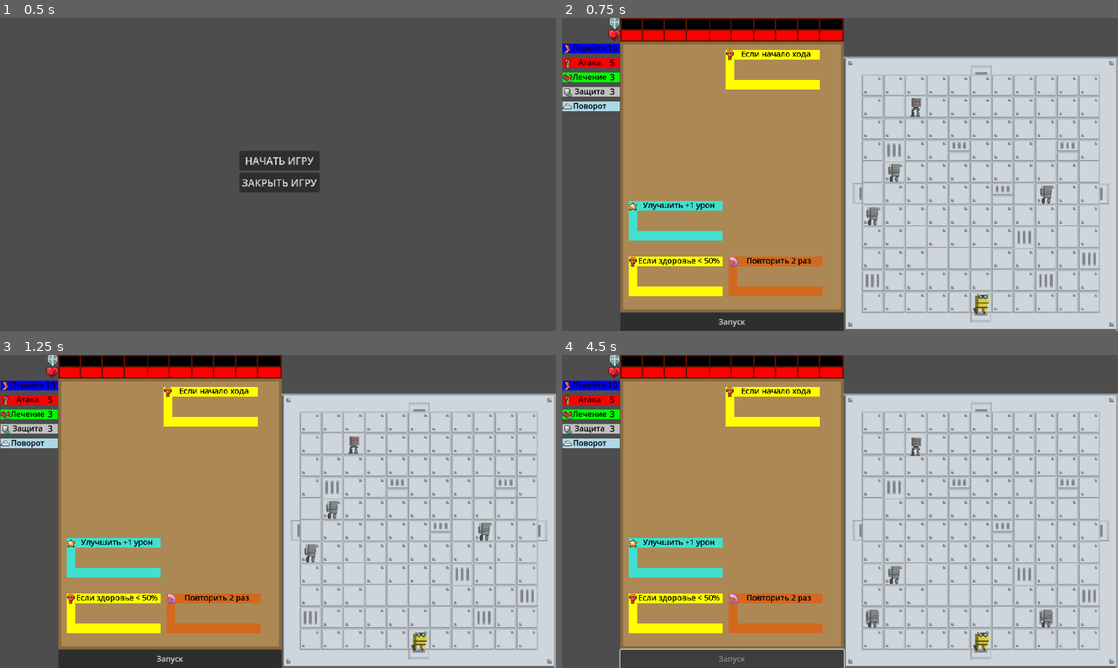
Above: before the commit, frames 1-4 (two rows, left to right).
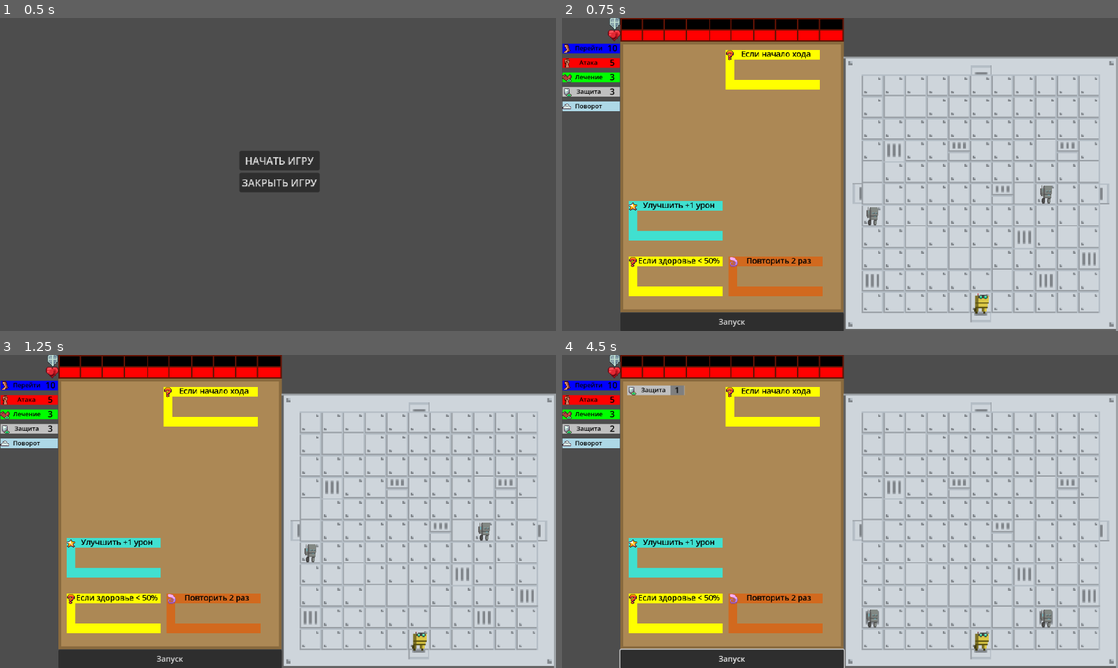
Above: after the commit, the same moments.

Repository: timurkinBits/scratch_roguelike
Game: Godot game, scene res://scenes/main_menu.tscn
Two runs of this game, one before a commit and one after it. Both use one fixed random seed, a clock stepped at 60 frames per second and the inputs below.
Inputs (mouse positions are in pixels of both pictures, inside the frame that each line leads up to):
- Up to frame 1 (0.5 s): no input
- Up to frame 2 (0.75 s): click "НАЧАТЬ ИГРУ" at 0.5 s
- Up to frame 3 (1.25 s): no input
- Up to frame 4 (4.5 s): click "Запуск" at 1.25 s; tap Enter at 2 s; drag from (584, 398) to (773, 392) at 2.02 s; drag from (584, 414) to (773, 392) at 2.77 s; move the mouse to (584, 386) at 3.52 s; hold D 3.53-4.25 s; tap E at 3.6 s; click (584, 386) at 3.67 s; tap C at 3.8 s; drag from (584, 430) to (773, 599) at 4.27 s

Frame 1 is identical in both runs. In frame 2, 0.6% of the frame differs, in the area x 0-65%, y 8-53%; in frame 3, 0.6%; in frame 4, 1.0%, in the area x 0-65%, y 8-99%.

Commit message:
doors alpha

Diff:
--- a/scenes/Command.tscn
+++ b/scenes/Command.tscn
@@ -4,13 +4,14 @@
 [ext_resource type="Texture2D" uid="uid://dwcjksqiy8sbm" path="res://sprites/arrow_up.svg" id="2_r3s1r"]
 
 [sub_resource type="RectangleShape2D" id="RectangleShape2D_qfsrn"]
-size = Vector2(292.075, 65.0218)
+size = Vector2(298.789, 65.0218)
 
 [sub_resource type="LabelSettings" id="LabelSettings_5kyvh"]
+font_size = 13
 font_color = Color(0, 0, 0, 1)
 
 [sub_resource type="RectangleShape2D" id="RectangleShape2D_r3s1r"]
-size = Vector2(27, 20.5)
+size = Vector2(22.8937, 14.9291)
 
 [node name="Command" type="Node2D"]
 script = ExtResource("1_u6u2w")
@@ -18,13 +19,14 @@
 [node name="Area2D" type="Area2D" parent="."]
 
 [node name="CollisionShape2D" type="CollisionShape2D" parent="Area2D"]
-position = Vector2(43.5, 10)
+position = Vector2(44.5, 10)
 scale = Vector2(0.297869, 0.307589)
 shape = SubResource("RectangleShape2D_qfsrn")
 
 [node name="Icon" type="TextureRect" parent="."]
 z_index = 1
-offset_right = 30.0
+offset_left = -1.0
+offset_right = 29.0
 offset_bottom = 32.0
 scale = Vector2(0.626336, 0.626336)
 
@@ -44,10 +46,9 @@
 [node name="TextLabel" type="Label" parent="Texture"]
 texture_filter = 6
 layout_mode = 0
-offset_left = 12.0
-offset_top = -3.0
-offset_right = 106.0
-offset_bottom = 20.0
+offset_left = 18.0
+offset_right = 95.0
+offset_bottom = 23.0
 text = "атака"
 label_settings = SubResource("LabelSettings_5kyvh")
 horizontal_alignment = 1
@@ -55,10 +56,11 @@
 [node name="NumLabel" type="Label" parent="Texture"]
 texture_filter = 6
 layout_mode = 0
-offset_left = 92.0
+offset_left = 89.0
 offset_top = -3.0
-offset_right = 119.0
-offset_bottom = 23.0
+offset_right = 112.0
+offset_bottom = 15.0
+scale = Vector2(1.33966, 1.33966)
 text = "1"
 label_settings = SubResource("LabelSettings_5kyvh")
 horizontal_alignment = 1
@@ -67,14 +69,15 @@
 position = Vector2(3, 0)
 
 [node name="CollisionShape2D" type="CollisionShape2D" parent="Texture/NumLabel/NumArea"]
-position = Vector2(10, 13)
+position = Vector2(8.19686, 9.70394)
 shape = SubResource("RectangleShape2D_r3s1r")
 
 [node name="ColorRect" type="ColorRect" parent="Texture/NumLabel"]
 layout_mode = 0
-offset_top = 3.0
-offset_right = 27.0
-offset_bottom = 23.0
+offset_left = 1.49291
+offset_top = 2.23937
+offset_right = 22.4929
+offset_bottom = 17.2394
 mouse_filter = 2
 color = Color(0, 0, 0, 0.341176)
 
--- a/scenes/Main.tscn
+++ b/scenes/Main.tscn
@@ -13,10 +13,17 @@
 [ext_resource type="Script" uid="uid://jcjkaqukp4lb" path="res://scripts/ui.gd" id="9_wp0k4"]
 [ext_resource type="Script" uid="uid://b46fjemq5kbto" path="res://scripts/edit_mode.gd" id="10_ft6cd"]
 [ext_resource type="PackedScene" uid="uid://b1n1mnvax3cup" path="res://scenes/hp_bar.tscn" id="10_wp0k4"]
+[ext_resource type="PackedScene" uid="uid://bfbsx0uvdydab" path="res://scenes/door.tscn" id="11_bb450"]
 [ext_resource type="Script" uid="uid://okdqbifhl0ui" path="res://scripts/enemy_stats.gd" id="13_3p2gp"]
 [ext_resource type="Texture2D" uid="uid://djwyqrfy3bdly" path="res://sprites/32x32.png" id="13_cvmbd"]
 [ext_resource type="PackedScene" uid="uid://cqa3vxgvdii24" path="res://scenes/heal_point.tscn" id="13_mwfav"]
 [ext_resource type="LabelSettings" uid="uid://di7qwojobxj1y" path="res://sprites/Command.tres" id="15_3p2gp"]
+
+[sub_resource type="RectangleShape2D" id="RectangleShape2D_bb450"]
+size = Vector2(42.7482, 42.7482)
+
+[sub_resource type="RectangleShape2D" id="RectangleShape2D_nfivy"]
+size = Vector2(42.7483, 42.7482)
 
 [sub_resource type="InputEventKey" id="InputEventKey_u50so"]
 device = -1
@@ -81,13 +88,45 @@
 scale = Vector2(0.935711, 0.935711)
 enemy_scene = ExtResource("8_uc31q")
 wall_scene = ExtResource("9_qmy6f")
+door_scene = ExtResource("11_bb450")
 
 [node name="Player" parent="Room" instance=ExtResource("5_k4xvw")]
-position = Vector2(360.154, 500.154)
+position = Vector2(360.154, 501.223)
 scale = Vector2(2.5, 2.5)
 
 [node name="EditModeManager" type="Node2D" parent="Room"]
 script = ExtResource("10_ft6cd")
+
+[node name="edit_label" type="Label" parent="Room/EditModeManager"]
+offset_left = 65.191
+offset_top = -119.695
+offset_right = 579.191
+offset_bottom = -96.6951
+text = "Режим редактирования выключен (нажмите E для включения)"
+
+[node name="layout_label" type="Label" parent="Room/EditModeManager"]
+offset_left = 65.191
+offset_top = -67.3285
+offset_right = 105.191
+offset_bottom = -44.3285
+
+[node name="ObjectMenu" type="Node2D" parent="Room/EditModeManager"]
+
+[node name="Wall" parent="Room/EditModeManager/ObjectMenu" groups=["edit_mode_button"] instance=ExtResource("9_qmy6f")]
+position = Vector2(21.3741, -5.34353)
+
+[node name="Wall_button" type="Area2D" parent="Room/EditModeManager/ObjectMenu/Wall"]
+
+[node name="CollisionShape2D" type="CollisionShape2D" parent="Room/EditModeManager/ObjectMenu/Wall/Wall_button"]
+position = Vector2(-0.000183105, 0)
+shape = SubResource("RectangleShape2D_bb450")
+
+[node name="Door" parent="Room/EditModeManager/ObjectMenu" groups=["edit_mode_button"] instance=ExtResource("11_bb450")]
+
+[node name="Door_button" type="Area2D" parent="Room/EditModeManager/ObjectMenu/Door"]
+
+[node name="CollisionShape2D" type="CollisionShape2D" parent="Room/EditModeManager/ObjectMenu/Door/Door_button"]
+shape = SubResource("RectangleShape2D_nfivy")
 
 [node name="UI" type="Control" parent="." node_paths=PackedStringArray("player", "max_scores", "player_bars")]
 layout_mode = 3
@@ -240,17 +279,5 @@
 text = "Поражение..."
 label_settings = SubResource("LabelSettings_q8u5g")
 
-[node name="edit_label" type="Label" parent="UI"]
-layout_mode = 0
-offset_left = -563.0
-offset_top = -650.0
-offset_right = -523.0
-offset_bottom = -627.0
-text = "Режим редактирования выключен (нажмите E для включения)"
-
-[node name="layout_label" type="Label" parent="UI"]
-layout_mode = 0
-offset_left = -563.0
-offset_top = -601.0
-offset_right = -523.0
-offset_bottom = -578.0
+[connection signal="input_event" from="Room/EditModeManager/ObjectMenu/Wall/Wall_button" to="Room/EditModeManager" method="_on_wall_button_input_event"]
+[connection signal="input_event" from="Room/EditModeManager/ObjectMenu/Door/Door_button" to="Room/EditModeManager" method="_on_door_button_input_event"]
--- a/scenes/command_menu.tscn
+++ b/scenes/command_menu.tscn
@@ -6,21 +6,26 @@
 [node name="CommandMenu" type="Node2D"]
 script = ExtResource("1_lxkem")
 
+[node name="Move" parent="." instance=ExtResource("2_xdt26")]
+type = 3
+
 [node name="Attack" parent="." instance=ExtResource("2_xdt26")]
 position = Vector2(0, 30)
 type = 2
 
 [node name="Heal" parent="." instance=ExtResource("2_xdt26")]
 position = Vector2(0, 60)
-type = 4
-
-[node name="Move" parent="." instance=ExtResource("2_xdt26")]
-type = 3
+type = 5
 
 [node name="Defense" parent="." instance=ExtResource("2_xdt26")]
 position = Vector2(0, 90)
-type = 5
+type = 6
 
-[node name="TurnLeft" parent="." instance=ExtResource("2_xdt26")]
+[node name="Turn" parent="." instance=ExtResource("2_xdt26")]
 position = Vector2(0, 120)
 type = 1
+
+[node name="Use" parent="." instance=ExtResource("2_xdt26")]
+visible = false
+position = Vector2(0, 150)
+type = 4
--- /dev/null
+++ b/scenes/door.tscn
@@ -0,0 +1,29 @@
+[gd_scene load_steps=6 format=3 uid="uid://bfbsx0uvdydab"]
+
+[ext_resource type="Texture2D" uid="uid://cni2isbjoq12d" path="res://sprites/Tileset.png" id="1_hpvv5"]
+[ext_resource type="Script" uid="uid://bl7u0hv0n4rp5" path="res://scripts/door.gd" id="1_uvdjg"]
+
+[sub_resource type="RectangleShape2D" id="RectangleShape2D_83dcw"]
+size = Vector2(16, 16)
+
+[sub_resource type="AtlasTexture" id="AtlasTexture_uvdjg"]
+atlas = ExtResource("1_hpvv5")
+region = Rect2(112, 64, 16, 16)
+
+[sub_resource type="AtlasTexture" id="AtlasTexture_83dcw"]
+atlas = ExtResource("1_hpvv5")
+region = Rect2(128, 64, 16, 16)
+
+[node name="Door" type="StaticBody2D"]
+script = ExtResource("1_uvdjg")
+
+[node name="CollisionShape2D" type="CollisionShape2D" parent="."]
+shape = SubResource("RectangleShape2D_83dcw")
+
+[node name="ClosedSprite" type="Sprite2D" parent="."]
+scale = Vector2(2.7, 2.7)
+texture = SubResource("AtlasTexture_uvdjg")
+
+[node name="OpenedSprite" type="Sprite2D" parent="."]
+scale = Vector2(2.7, 2.7)
+texture = SubResource("AtlasTexture_83dcw")
--- a/scenes/player.tscn
+++ b/scenes/player.tscn
@@ -392,6 +392,7 @@
 }]
 
 [node name="Player" type="Node2D"]
+z_index = 2
 script = ExtResource("1_4plul")
 
 [node name="SpriteRight" type="AnimatedSprite2D" parent="."]
--- a/scenes/room.tscn
+++ b/scenes/room.tscn
@@ -510,7 +510,7 @@
 texture = SubResource("AtlasTexture_ybpoa")
 metadata/_edit_use_anchors_ = true
 
-[node name="TextureRect" type="TextureRect" parent="DoorDown" groups=["doors"]]
+[node name="TextureRect" type="TextureRect" parent="DoorDown" groups=["level_door"]]
 layout_mode = 0
 offset_left = 35.0
 offset_top = -0.00012666
@@ -521,7 +521,7 @@
 texture = ExtResource("3_85yof")
 metadata/_edit_use_anchors_ = true
 
-[node name="DownDoor" type="Area2D" parent="DoorDown" groups=["doors"]]
+[node name="DownDoor" type="Area2D" parent="DoorDown" groups=["level_door"]]
 position = Vector2(-286, -239.998)
 
 [node name="CollisionShape2D" type="CollisionShape2D" parent="DoorDown/DownDoor"]
@@ -538,7 +538,7 @@
 texture = SubResource("AtlasTexture_ybpoa")
 metadata/_edit_use_anchors_ = true
 
-[node name="TextureRect2" type="TextureRect" parent="DoorRight" groups=["doors"]]
+[node name="TextureRect2" type="TextureRect" parent="DoorRight" groups=["level_door"]]
 layout_mode = 0
 offset_left = 40.0
 offset_right = 840.0
@@ -548,7 +548,7 @@
 texture = ExtResource("3_85yof")
 metadata/_edit_use_anchors_ = true
 
-[node name="RightDoor" type="Area2D" parent="DoorRight" groups=["doors"]]
+[node name="RightDoor" type="Area2D" parent="DoorRight" groups=["level_door"]]
 
 [node name="CollisionShape2D" type="CollisionShape2D" parent="DoorRight/RightDoor"]
 position = Vector2(19.75, 22.5)
@@ -564,7 +564,7 @@
 texture = SubResource("AtlasTexture_ybpoa")
 metadata/_edit_use_anchors_ = true
 
-[node name="TextureRect3" type="TextureRect" parent="DoorLeft" groups=["doors"]]
+[node name="TextureRect3" type="TextureRect" parent="DoorLeft" groups=["level_door"]]
 layout_mode = 0
 offset_left = 40.0
 offset_top = 1.0001
@@ -575,7 +575,7 @@
 texture = ExtResource("3_85yof")
 metadata/_edit_use_anchors_ = true
 
-[node name="LeftDoor" type="Area2D" parent="DoorLeft" groups=["doors"]]
+[node name="LeftDoor" type="Area2D" parent="DoorLeft" groups=["level_door"]]
 position = Vector2(-528, 45.0001)
 rotation = 3.14159
 
@@ -592,7 +592,7 @@
 texture = SubResource("AtlasTexture_ybpoa")
 metadata/_edit_use_anchors_ = true
 
-[node name="TextureRect4" type="TextureRect" parent="DoorUp" groups=["doors"]]
+[node name="TextureRect4" type="TextureRect" parent="DoorUp" groups=["level_door"]]
 layout_mode = 0
 offset_left = 40.0
 offset_right = 840.0
@@ -602,7 +602,7 @@
 texture = ExtResource("3_85yof")
 metadata/_edit_use_anchors_ = true
 
-[node name="UpDoor" type="Area2D" parent="DoorUp" groups=["doors"]]
+[node name="UpDoor" type="Area2D" parent="DoorUp" groups=["level_door"]]
 position = Vector2(-210.001, 285.999)
 rotation = 1.5708
 
--- a/scripts/AbstractCharacter.gd
+++ b/scripts/AbstractCharacter.gd
@@ -110,9 +110,9 @@
 	death_tween.parallel().tween_property(self, "scale", Vector2(0.1, 0.1), 0.5)
 	death_tween.parallel().tween_property(self, "rotation_degrees", 180, 0.5)
 	await death_tween.finished
-	queue_free()
 	remove_from_group('characters')
 	remove_from_group('enemies')
+	queue_free()
 
 # Получение урона
 func take_damage(_damage_amount: int) -> void:
--- a/scripts/Command.gd
+++ b/scripts/Command.gd
@@ -1,7 +1,7 @@
 extends Node2D
 class_name Command
 
-enum TypeCommand { NONE, TURN, ATTACK, MOVE, HEAL, DEFENSE }
+enum TypeCommand { NONE, TURN, ATTACK, MOVE, USE, HEAL, DEFENSE }
 
 @export var type: TypeCommand
 var value: int = 0
@@ -40,6 +40,11 @@
 		"color": Color.LIGHT_BLUE,
 		"icon": "res://sprites/fb647.png",
 		"values": [90, -90, 180]  # Значения углов: вправо, влево, разворот
+	},
+	TypeCommand.USE: {
+		"prefix": "Использовать ",
+		"color": Color.BLUE_VIOLET,
+		"icon": "res://sprites/fb658.png"
 	},
 	TypeCommand.HEAL: {
 		"prefix": "Лечение ",
--- a/scripts/command_executor.gd
+++ b/scripts/command_executor.gd
@@ -78,7 +78,7 @@
 
 	# Show doors if no enemies
 	if get_tree().get_nodes_in_group('enemies').is_empty():
-		for door in get_tree().get_nodes_in_group('doors'):
+		for door in get_tree().get_nodes_in_group('level_door'):
 			door.visible = true
 
 func check_and_execute_conditions(trigger_time: String) -> bool:
--- /dev/null
+++ b/scripts/door.gd
@@ -0,0 +1,29 @@
+extends Node2D
+
+@onready var tilemap: TileMapLayer = get_tree().get_first_node_in_group("TileMap")
+@onready var closed_sprite: Sprite2D = $ClosedSprite
+@onready var opened_sprite: Sprite2D = $OpenedSprite
+
+var is_opened: bool = false
+
+func _ready() -> void:
+	add_to_group('doors')
+	add_to_group('objects')
+
+	toggle_door(is_opened)
+
+	var tile_pos = get_tile_position()
+	position = get_world_position_from_tile(tile_pos)
+
+func toggle_door(is_door_opened: bool):
+	is_opened = is_door_opened
+	opened_sprite.visible = is_door_opened
+	closed_sprite.visible = !is_door_opened
+
+func get_tile_position() -> Vector2:
+	var local_pos = position / tilemap.scale
+	return tilemap.local_to_map(local_pos)
+
+func get_world_position_from_tile(tile_pos: Vector2) -> Vector2:
+	var local_center = tilemap.map_to_local(tile_pos)
+	return local_center * tilemap.scale
--- a/scripts/edit_mode.gd
+++ b/scripts/edit_mode.gd
@@ -1,25 +1,37 @@
 extends Node2D
 
 const SAVE_FILE_PATH = "res://wall_layouts.save"
+
+enum PlacementType {
+	NONE,
+	WALL,
+	DOOR
+}
 
 var room: Node2D
 var player: Node
 var tile_map: TileMapLayer
 var wall_scene: PackedScene
+var door_scene: PackedScene
 var allow_layout_editing: bool = false
-
-@onready var edit_label: Label = $"../../UI/edit_label"
-@onready var layout_label: Label = $"../../UI/layout_label"
+var current_placement_type: int = PlacementType.WALL
+
+@onready var edit_label: Label = $edit_label
+@onready var layout_label: Label = $layout_label
+@onready var table_node: Table = $"../../Table"
+@onready var ui_node: UI = $"../../UI"
+@onready var object_menu: Node2D = $"ObjectMenu"
 
 var saved_layouts: Array = []
 var edit_mode: bool = false
 var selected_layout_index: int = -1
 
-func init(parent_room: Node2D, player_node: Node, tilemap: TileMapLayer, wall_packed_scene: PackedScene, editing_allowed: bool) -> void:
+func init(parent_room: Node2D, player_node: Node, tilemap: TileMapLayer, wall_packed_scene: PackedScene, door_packed_scene: PackedScene, editing_allowed: bool) -> void:
 	room = parent_room
 	player = player_node
 	tile_map = tilemap
 	wall_scene = wall_packed_scene
+	door_scene = door_packed_scene
 	allow_layout_editing = editing_allowed
 
 	load_saved_layouts()
@@ -29,13 +41,15 @@
 
 	edit_label.visible = allow_layout_editing
 	layout_label.visible = false
+	object_menu.visible = edit_mode
 
 func _input(event: InputEvent) -> void:
 	if not allow_layout_editing:
 		return
 
 	if event is InputEventMouseButton and event.pressed and event.button_index == MOUSE_BUTTON_LEFT and edit_mode:
-		place_wall_at_mouse(get_global_mouse_position())
+		# Размещаем объект в зависимости от текущего типа
+		place_object_at_mouse(get_global_mouse_position())
 	elif event is InputEventKey and event.pressed:
 		match event.keycode:
 			KEY_E:
@@ -55,6 +69,12 @@
 			KEY_LEFT:
 				if edit_mode:
 					cycle_layout(-1)
+			KEY_1:
+				if edit_mode:
+					set_placement_type(PlacementType.WALL)
+			KEY_2:
+				if edit_mode:
+					set_placement_type(PlacementType.DOOR)
 
 func update_layout_label() -> void:
 	if layout_label:
@@ -64,11 +84,18 @@
 func toggle_edit_mode() -> void:
 	edit_mode = !edit_mode
 	layout_label.visible = edit_mode
-
+	table_node.visible = !edit_mode
+	ui_node.visible = !edit_mode
+	object_menu.visible = edit_mode
+	for enemy in get_tree().get_nodes_in_group('enemies'):
+		enemy.visible = !edit_mode
 	if edit_label:
 		edit_label.text = "Режим редактирования " + ("включен" if edit_mode else "выключен") + " (нажмите E для переключения)"
 		if edit_mode:
-			edit_label.text += "\nS-сохранить, C-очистить, D-удалить, стрелки-листать"
+			edit_label.text += "\nS-сохранить, C-очистить, D-удалить, Стрелки-листать"
+
+func set_placement_type(type: int) -> void:
+	current_placement_type = type
 
 func cycle_layout(direction: int) -> void:
 	if saved_layouts.is_empty():
@@ -103,36 +130,55 @@
 	var selected_layout = saved_layouts[index]
 
 	if selected_layout is Array:
-		for wall_data in selected_layout:
-			if wall_data is Dictionary and wall_data.has("x") and wall_data.has("y"):
-				room.spawn_wall_at_position(Vector2(wall_data.x, wall_data.y))
-
-func place_wall_at_mouse(mouse_position: Vector2) -> void:
+		for object_data in selected_layout:
+			if object_data is Dictionary and object_data.has("x") and object_data.has("y"):
+				var position = Vector2(object_data.x, object_data.y)
+				var type = object_data.get("type", PlacementType.WALL)
+
+				if type == PlacementType.WALL:
+					room.spawn_wall_at_position(position)
+				elif type == PlacementType.DOOR:
+					room.spawn_door_at_position(position)
+
+func place_object_at_mouse(mouse_position: Vector2) -> void:
 	var local_pos = tile_map.to_local(mouse_position)
 	var tile_pos = tile_map.local_to_map(local_pos)
 
-	# Проверка наличия стены и удаление если есть
-	var walls = room.get_tree().get_nodes_in_group('barrier')
-	for wall in walls:
-		if wall.get_tile_position() == Vector2(tile_pos):
-			wall.queue_free()
+	# Проверка валидности позиции
+	if not is_valid_object_position(tile_pos, current_placement_type):
+		return
+
+	# Проверка наличия объекта и удаление если есть
+	var objects = room.get_tree().get_nodes_in_group('objects')
+	for obj in objects:
+		if obj.get_tile_position() == Vector2(tile_pos):
+			obj.queue_free()
 			return
 
-	# Проверка валидности позиции
-	if not is_valid_wall_position(tile_pos):
-		return
-
-	room.spawn_wall_at_position(tile_pos)
-
-func is_valid_wall_position(tile_pos: Vector2) -> bool:
+	# Размещаем новый объект в зависимости от выбранного типа
+	match current_placement_type:
+		PlacementType.WALL:
+			room.spawn_wall_at_position(tile_pos)
+		PlacementType.DOOR:
+			room.spawn_door_at_position(tile_pos)
+
+func is_valid_object_position(tile_pos: Vector2, object_type: int) -> bool:
 	# Проверка, не находится ли позиция на игроке
-	if tile_pos == player.get_tile_position():
-		return false
-
-	# Проверка близости к дверям
-	for door_pos in room.DOOR_POSITIONS.values():
-		if room.calculate_path_length(tile_pos, door_pos) < 2:
+	for obj in get_tree().get_nodes_in_group('objects'):
+		if tile_pos == obj.get_tile_position() and !obj.is_in_group('barrier') and !obj.is_in_group('doors'):
 			return false
+
+	# Дополнительные проверки в зависимости от типа объекта
+	match object_type:
+		PlacementType.WALL:
+			# Проверка близости к дверям
+			for door_pos in room.DOOR_POSITIONS.values():
+				if room.calculate_path_length(tile_pos, door_pos) < 2:
+					return false
+
+		PlacementType.DOOR:
+			# Возможно, дополнительные проверки для дверей
+			pass
 
 	# Проверка границ карты
 	if not tile_map.get_used_rect().has_point(tile_pos):
@@ -164,18 +210,27 @@
 		file.store_string(JSON.stringify(saved_layouts))
 
 func save_current_layout() -> void:
-	var walls_positions: Array = []
+	var objects_data: Array = []
+
+	# Сохраняем стены
 	for wall in room.get_tree().get_nodes_in_group('barrier'):
-		var pos: Vector2 = wall.get_tile_position()
-		walls_positions.append({"x": pos.x, "y": pos.y})
-
-	if walls_positions.is_empty():
-		return
-
-	if layout_exists_in_saved(walls_positions):
-		return
-
-	saved_layouts.append(walls_positions)
+		if !wall.is_in_group('edit_mode_button'):
+			var pos: Vector2 = wall.get_tile_position()
+			objects_data.append({"x": pos.x, "y": pos.y, "type": PlacementType.WALL})
+
+	# Сохраняем двери
+	for door in room.get_tree().get_nodes_in_group('doors'):
+		if !door.is_in_group('edit_mode_button'):
+			var pos: Vector2 = door.get_tile_position()
+			objects_data.append({"x": pos.x, "y": pos.y, "type": PlacementType.DOOR})
+
+	if objects_data.is_empty():
+		return
+
+	if layout_exists_in_saved(objects_data):
+		return
+
+	saved_layouts.append(objects_data)
 	selected_layout_index = saved_layouts.size() - 1
 
 	save_layouts_to_file()
@@ -204,3 +259,13 @@
 		save_current_layout()
 	else:
 		apply_random_layout()
+
+func _on_door_button_input_event(viewport: Node, event: InputEvent, shape_idx: int) -> void:
+	if event is InputEventMouseButton:
+		if event.button_index == MOUSE_BUTTON_LEFT and event.pressed:
+			set_placement_type(PlacementType.DOOR)
+
+func _on_wall_button_input_event(viewport: Node, event: InputEvent, shape_idx: int) -> void:
+	if event is InputEventMouseButton:
+		if event.button_index == MOUSE_BUTTON_LEFT and event.pressed:
+			set_placement_type(PlacementType.WALL)
--- a/scripts/room.gd
+++ b/scripts/room.gd
@@ -3,10 +3,11 @@
 signal room_changed(direction: String)
 
 @export var enemy_scene: PackedScene
-@export var max_enemies: int = 5
-@export var min_enemies: int = 3
+@export var max_enemies: int = 3
+@export var min_enemies: int = 1
 @export var min_distance_from_player: int = 5
 @export var wall_scene: PackedScene
+@export var door_scene: PackedScene
 @export var allow_layout_editing: bool = false
 
 const DOOR_POSITIONS = {
@@ -29,7 +30,7 @@
 
 func _ready() -> void:
 	toggle_doors(false)
-	edit_mode_manager.init(self, player, tile_map, wall_scene, allow_layout_editing)
+	edit_mode_manager.init(self, player, tile_map, wall_scene, door_scene, allow_layout_editing)
 	edit_mode_manager.apply_random_layout()
 	spawn_enemies()
 
@@ -38,12 +39,12 @@
 	edit_mode_manager.apply_random_layout()
 
 func clear_walls() -> void:
-	var walls = get_tree().get_nodes_in_group('barrier')
-	for wall in walls:
-		wall.queue_free()
+	for wall in get_tree().get_nodes_in_group('objects'):
+		if !wall.is_in_group("edit_mode_button"):
+			wall.queue_free()
 
 func toggle_doors(is_door_visible: bool) -> void:
-	for door in get_tree().get_nodes_in_group('doors'):
+	for door in get_tree().get_nodes_in_group('level_door'):
 		door.visible = is_door_visible
 
 func clear_room() -> void:
@@ -138,3 +139,9 @@
 		var wall_instance = wall_scene.instantiate()
 		add_child(wall_instance)
 		wall_instance.position = wall_instance.get_world_position_from_tile(tile_position)
+
+func spawn_door_at_position(tile_position: Vector2) -> void:
+	if door_scene:
+		var door_instance = door_scene.instantiate()
+		add_child(door_instance)
+		door_instance.position = door_instance.get_world_position_from_tile(tile_position)
--- a/scripts/wall.gd
+++ b/scripts/wall.gd
@@ -1,4 +1,5 @@
 extends Node2D
+class_name Wall
 
 @onready var tilemap: TileMapLayer = get_tree().get_first_node_in_group("TileMap")
 
Not shown, changed: TODO.txt
Not shown: 1 places in scenes/Main.tscn that only renumber resources
Not shown, added: scripts/door.gd.uid
Binary file changed: sprites/Tileset.png
Not shown, changed: scratch_roguelike.exe
